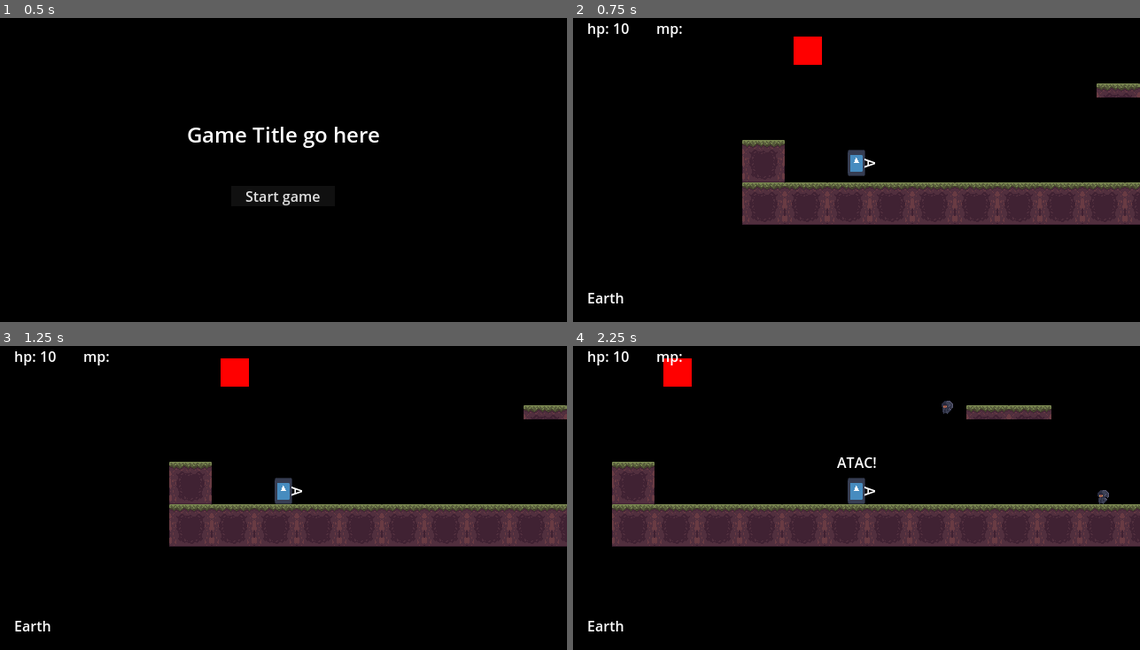
Above: before the commit, frames 1-4 (two rows, left to right).
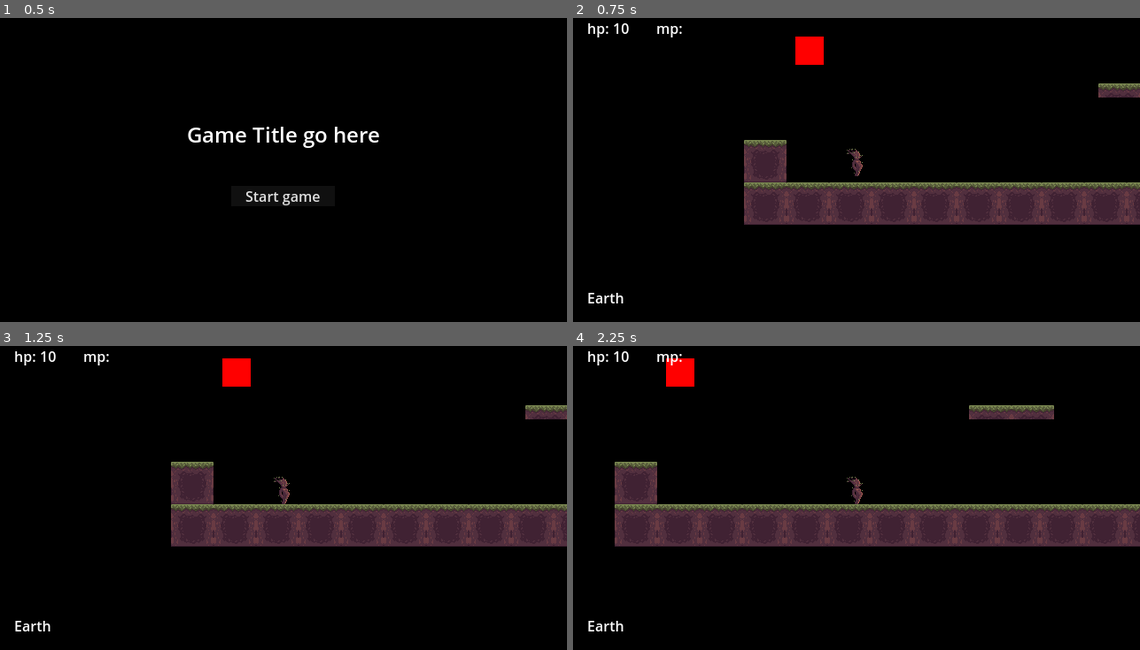
Above: after the commit, the same moments.

Repository: Enweave/pj16
Game: Godot game, scene res://Levels/System/main_menu_level.tscn
Two runs of this game, one before a commit and one after it. Both use one fixed random seed, a clock stepped at 60 frames per second and the inputs below. The engine's default icon, where the game draws it, is replaced by a stand-in: a white triangle on a blue panel in a dark square.
Inputs (mouse positions are in pixels of both pictures, inside the frame that each line leads up to):
- Up to frame 1 (0.5 s): no input
- Up to frame 2 (0.75 s): click "Start game" at 0.5 s
- Up to frame 3 (1.25 s): no input
- Up to frame 4 (2.25 s): tap Enter at 1.25 s; move the mouse to (981, 473) at 1.27 s; hold D (input_MoveRight) 1.28-2 s; tap J (input_Fire) at 1.35 s; click (981, 473) at 1.42 s; tap Space (input_Jump) at 1.52 s; drag from (743, 507) to (862, 491) at 2.02 s

Frame 1 is identical in both runs. In frame 2, 1.5% of the frame differs, in the area x 29-100%, y 6-69%; in frame 3, 1.5%; in frame 4, 2.3%, in the area x 6-100%, y 4-66%.

Commit message:
player sprite begin

Diff:
--- a/Actors/Characters/Player/player_character.tscn
+++ b/Actors/Characters/Player/player_character.tscn
@@ -1,31 +1,25 @@
-[gd_scene load_steps=7 format=3 uid="uid://cax7o3s63lcar"]
+[gd_scene load_steps=5 format=3 uid="uid://cax7o3s63lcar"]
 
 [ext_resource type="Script" path="res://Actors/Characters/Player/player_character.gd" id="1_dacai"]
-[ext_resource type="Texture2D" uid="uid://b70tyqf4y8fqg" path="res://icon.svg" id="2_bkgel"]
 [ext_resource type="PackedScene" uid="uid://dgwglquecixj4" path="res://Actors/Characters/Player/wall_jump_sensor.tscn" id="2_bvw8n"]
-[ext_resource type="PackedScene" uid="uid://chhxisujjyp0q" path="res://Common/Framework/Combat/ranged_weapon_base.tscn" id="4_vfv1g"]
-[ext_resource type="PackedScene" uid="uid://bm6pd75b2637i" path="res://Common/Framework/Combat/melee_weapon_base.tscn" id="5_7uoo1"]
+[ext_resource type="PackedScene" uid="uid://4nr3q87a1ite" path="res://Actors/Characters/Player/player_sprite.tscn" id="4_sm5dh"]
 
 [sub_resource type="CapsuleShape2D" id="CapsuleShape2D_o13gm"]
+radius = 6.0
 
-[node name="Player" type="CharacterBody2D" node_paths=PackedStringArray("current_feature")]
+[node name="Player" type="CharacterBody2D"]
 script = ExtResource("1_dacai")
-current_feature = NodePath("MeleeWeaponBase")
 JUMP_FORCE = 325.0
 
-[node name="CollisionShape2D" type="CollisionShape2D" parent="."]
+[node name="DefaultCollision" type="CollisionShape2D" parent="."]
+unique_name_in_owner = true
 shape = SubResource("CapsuleShape2D_o13gm")
-
-[node name="Sprite2D" type="Sprite2D" parent="."]
-position = Vector2(-0.12, 4.76837e-07)
-scale = Vector2(0.158125, 0.234375)
-texture = ExtResource("2_bkgel")
 
 [node name="Camera2D" type="Camera2D" parent="."]
 
 [node name="WallJumpSensor" parent="." instance=ExtResource("2_bvw8n")]
 unique_name_in_owner = true
 
-[node name="RangedWeaponBase" parent="." instance=ExtResource("4_vfv1g")]
-
-[node name="MeleeWeaponBase" parent="." instance=ExtResource("5_7uoo1")]
+[node name="PlayerSprite" parent="." instance=ExtResource("4_sm5dh")]
+unique_name_in_owner = true
+position = Vector2(0, -1)
--- /dev/null
+++ b/Actors/Characters/Player/player_sprite.gd
@@ -0,0 +1,9 @@
+extends Node2D
+
+class_name PlayerSprite
+var player_character: PlayerCharacter = null
+
+
+func _ready() -> void:
+    if owner != null and owner is PlayerCharacter:
+        player_character = owner
--- /dev/null
+++ b/Actors/Characters/Player/player_sprite.tscn
@@ -0,0 +1,246 @@
+[gd_scene load_steps=36 format=3 uid="uid://4nr3q87a1ite"]
+
+[ext_resource type="Texture2D" uid="uid://csdfqdf1m3lck" path="res://Assets/SpriteSheets/Player/earth/ElementalWoodIdleBody-Sheet.png" id="1_31ia2"]
+[ext_resource type="Texture2D" uid="uid://cdl7n038ju3h1" path="res://Assets/SpriteSheets/Player/earth/ElementalWoodJumpBody-Sheet.png" id="2_rkc0m"]
+[ext_resource type="Texture2D" uid="uid://bjn3qyxofy7j4" path="res://Assets/SpriteSheets/Player/ElementalWoodThrow-Sheet.png" id="3_bm5l0"]
+[ext_resource type="Texture2D" uid="uid://bdwwappnibyau" path="res://Assets/SpriteSheets/Player/earth/ElementalWoodRunBody-Sheet.png" id="4_w630k"]
+[ext_resource type="Texture2D" uid="uid://ddi8qjvl7jdt1" path="res://Assets/SpriteSheets/Player/earth/ElementalWoodIdleHead-Sheet.png" id="5_xr0fy"]
+[ext_resource type="Texture2D" uid="uid://dhnka813ga70e" path="res://Assets/SpriteSheets/Player/earth/ElementalWoodJumpHead-Sheet.png" id="6_yshlx"]
+[ext_resource type="Texture2D" uid="uid://b4pvunf3c2ic0" path="res://Assets/SpriteSheets/Player/earth/ElementalWoodRunHead-Sheet.png" id="7_telb0"]
+
+[sub_resource type="AtlasTexture" id="AtlasTexture_5ygpi"]
+atlas = ExtResource("1_31ia2")
+region = Rect2(0, 0, 32, 32)
+
+[sub_resource type="AtlasTexture" id="AtlasTexture_2vrh8"]
+atlas = ExtResource("1_31ia2")
+region = Rect2(32, 0, 32, 32)
+
+[sub_resource type="AtlasTexture" id="AtlasTexture_gxj1n"]
+atlas = ExtResource("1_31ia2")
+region = Rect2(64, 0, 32, 32)
+
+[sub_resource type="AtlasTexture" id="AtlasTexture_sl0el"]
+atlas = ExtResource("1_31ia2")
+region = Rect2(96, 0, 32, 32)
+
+[sub_resource type="AtlasTexture" id="AtlasTexture_cpcd3"]
+atlas = ExtResource("2_rkc0m")
+region = Rect2(0, 0, 32, 32)
+
+[sub_resource type="AtlasTexture" id="AtlasTexture_a87kv"]
+atlas = ExtResource("2_rkc0m")
+region = Rect2(32, 0, 32, 32)
+
+[sub_resource type="AtlasTexture" id="AtlasTexture_b4mka"]
+atlas = ExtResource("2_rkc0m")
+region = Rect2(64, 0, 32, 32)
+
+[sub_resource type="AtlasTexture" id="AtlasTexture_jwm8r"]
+atlas = ExtResource("3_bm5l0")
+region = Rect2(0, 0, 32, 32)
+
+[sub_resource type="AtlasTexture" id="AtlasTexture_evfwk"]
+atlas = ExtResource("3_bm5l0")
+region = Rect2(32, 0, 32, 32)
+
+[sub_resource type="AtlasTexture" id="AtlasTexture_oi85h"]
+atlas = ExtResource("4_w630k")
+region = Rect2(32, 0, 32, 32)
+
+[sub_resource type="AtlasTexture" id="AtlasTexture_l0eaq"]
+atlas = ExtResource("4_w630k")
+region = Rect2(64, 0, 32, 32)
+
+[sub_resource type="AtlasTexture" id="AtlasTexture_bhthe"]
+atlas = ExtResource("4_w630k")
+region = Rect2(96, 0, 32, 32)
+
+[sub_resource type="AtlasTexture" id="AtlasTexture_r3dkp"]
+atlas = ExtResource("4_w630k")
+region = Rect2(128, 0, 32, 32)
+
+[sub_resource type="AtlasTexture" id="AtlasTexture_ccx5p"]
+atlas = ExtResource("4_w630k")
+region = Rect2(160, 0, 32, 32)
+
+[sub_resource type="SpriteFrames" id="SpriteFrames_lkag6"]
+animations = [{
+"frames": [{
+"duration": 1.0,
+"texture": SubResource("AtlasTexture_5ygpi")
+}, {
+"duration": 1.0,
+"texture": SubResource("AtlasTexture_2vrh8")
+}, {
+"duration": 1.0,
+"texture": SubResource("AtlasTexture_gxj1n")
+}, {
+"duration": 1.0,
+"texture": SubResource("AtlasTexture_sl0el")
+}],
+"loop": true,
+"name": &"earth_idle",
+"speed": 8.0
+}, {
+"frames": [{
+"duration": 1.0,
+"texture": SubResource("AtlasTexture_cpcd3")
+}, {
+"duration": 1.0,
+"texture": SubResource("AtlasTexture_a87kv")
+}, {
+"duration": 1.0,
+"texture": SubResource("AtlasTexture_b4mka")
+}],
+"loop": false,
+"name": &"earth_jump",
+"speed": 5.0
+}, {
+"frames": [{
+"duration": 1.0,
+"texture": SubResource("AtlasTexture_jwm8r")
+}, {
+"duration": 1.0,
+"texture": SubResource("AtlasTexture_evfwk")
+}],
+"loop": false,
+"name": &"earth_throw",
+"speed": 5.0
+}, {
+"frames": [{
+"duration": 1.0,
+"texture": SubResource("AtlasTexture_oi85h")
+}, {
+"duration": 1.0,
+"texture": SubResource("AtlasTexture_l0eaq")
+}, {
+"duration": 1.0,
+"texture": SubResource("AtlasTexture_bhthe")
+}, {
+"duration": 1.0,
+"texture": SubResource("AtlasTexture_r3dkp")
+}, {
+"duration": 1.0,
+"texture": SubResource("AtlasTexture_ccx5p")
+}],
+"loop": true,
+"name": &"earth_walk",
+"speed": 8.0
+}]
+
+[sub_resource type="AtlasTexture" id="AtlasTexture_0set2"]
+atlas = ExtResource("5_xr0fy")
+region = Rect2(0, 0, 32, 32)
+
+[sub_resource type="AtlasTexture" id="AtlasTexture_ta57f"]
+atlas = ExtResource("5_xr0fy")
+region = Rect2(32, 0, 32, 32)
+
+[sub_resource type="AtlasTexture" id="AtlasTexture_o6a3d"]
+atlas = ExtResource("5_xr0fy")
+region = Rect2(64, 0, 32, 32)
+
+[sub_resource type="AtlasTexture" id="AtlasTexture_k38id"]
+atlas = ExtResource("5_xr0fy")
+region = Rect2(96, 0, 32, 32)
+
+[sub_resource type="AtlasTexture" id="AtlasTexture_24ao6"]
+atlas = ExtResource("6_yshlx")
+region = Rect2(0, 0, 32, 32)
+
+[sub_resource type="AtlasTexture" id="AtlasTexture_54k5g"]
+atlas = ExtResource("6_yshlx")
+region = Rect2(32, 0, 32, 32)
+
+[sub_resource type="AtlasTexture" id="AtlasTexture_ddcup"]
+atlas = ExtResource("6_yshlx")
+region = Rect2(64, 0, 32, 32)
+
+[sub_resource type="AtlasTexture" id="AtlasTexture_xtrcr"]
+atlas = ExtResource("7_telb0")
+region = Rect2(32, 0, 32, 32)
+
+[sub_resource type="AtlasTexture" id="AtlasTexture_4gqo6"]
+atlas = ExtResource("7_telb0")
+region = Rect2(64, 0, 32, 32)
+
+[sub_resource type="AtlasTexture" id="AtlasTexture_fl7et"]
+atlas = ExtResource("7_telb0")
+region = Rect2(96, 0, 32, 32)
+
+[sub_resource type="AtlasTexture" id="AtlasTexture_xybjr"]
+atlas = ExtResource("7_telb0")
+region = Rect2(128, 0, 32, 32)
+
+[sub_resource type="AtlasTexture" id="AtlasTexture_gambw"]
+atlas = ExtResource("7_telb0")
+region = Rect2(160, 0, 32, 32)
+
+[sub_resource type="SpriteFrames" id="SpriteFrames_jkkn1"]
+animations = [{
+"frames": [{
+"duration": 1.0,
+"texture": SubResource("AtlasTexture_0set2")
+}, {
+"duration": 1.0,
+"texture": SubResource("AtlasTexture_ta57f")
+}, {
+"duration": 1.0,
+"texture": SubResource("AtlasTexture_o6a3d")
+}, {
+"duration": 1.0,
+"texture": SubResource("AtlasTexture_k38id")
+}],
+"loop": true,
+"name": &"earth_idle",
+"speed": 8.0
+}, {
+"frames": [{
+"duration": 1.0,
+"texture": SubResource("AtlasTexture_24ao6")
+}, {
+"duration": 1.0,
+"texture": SubResource("AtlasTexture_54k5g")
+}, {
+"duration": 1.0,
+"texture": SubResource("AtlasTexture_ddcup")
+}],
+"loop": false,
+"name": &"earth_jump",
+"speed": 5.0
+}, {
+"frames": [{
+"duration": 1.0,
+"texture": SubResource("AtlasTexture_xtrcr")
+}, {
+"duration": 1.0,
+"texture": SubResource("AtlasTexture_4gqo6")
+}, {
+"duration": 1.0,
+"texture": SubResource("AtlasTexture_fl7et")
+}, {
+"duration": 1.0,
+"texture": SubResource("AtlasTexture_xybjr")
+}, {
+"duration": 1.0,
+"texture": SubResource("AtlasTexture_gambw")
+}],
+"loop": true,
+"name": &"earth_walk",
+"speed": 8.0
+}]
+
+[node name="SpriteHandle" type="Node2D"]
+
+[node name="SpriteBody" type="AnimatedSprite2D" parent="."]
+sprite_frames = SubResource("SpriteFrames_lkag6")
+animation = &"earth_idle"
+autoplay = "earth_idle"
+frame_progress = 0.690023
+
+[node name="SpriteHead" type="AnimatedSprite2D" parent="."]
+sprite_frames = SubResource("SpriteFrames_jkkn1")
+animation = &"earth_idle"
+autoplay = "earth_idle"
+frame_progress = 0.00100785
--- a/Levels/Sandbox/test_1.tscn
+++ b/Levels/Sandbox/test_1.tscn
@@ -1,11 +1,10 @@
-[gd_scene load_steps=7 format=4 uid="uid://icqjxc7bco31"]
+[gd_scene load_steps=6 format=4 uid="uid://icqjxc7bco31"]
 
 [ext_resource type="Script" path="res://Common/level_base.gd" id="1_5nkw1"]
 [ext_resource type="PackedScene" uid="uid://cax7o3s63lcar" path="res://Actors/Characters/Player/player_character.tscn" id="2_1bqeb"]
 [ext_resource type="PackedScene" uid="uid://cymlx1q7iwg1x" path="res://Actors/Traps/KillZ/killz.tscn" id="3_tmona"]
 [ext_resource type="PackedScene" uid="uid://cub1qdpxl8bh0" path="res://Actors/Traps/ContactDamageTrap/contact_damage_trap.tscn" id="4_wasti"]
 [ext_resource type="TileSet" uid="uid://b650gqy77pwry" path="res://Actors/Tilesets/Forest.tres" id="5_sv68s"]
-[ext_resource type="PackedScene" uid="uid://d0n7xa6w7l7bc" path="res://Actors/Enemies/SwordEnemy/sword_enemy.tscn" id="6_3of23"]
 
 [node name="Test1" type="Node"]
 script = ExtResource("1_5nkw1")
@@ -15,7 +14,7 @@
 tile_set = ExtResource("5_sv68s")
 
 [node name="Player" parent="." instance=ExtResource("2_1bqeb")]
-position = Vector2(-143, -40)
+position = Vector2(-145, -40)
 
 [node name="Killz" parent="." instance=ExtResource("3_tmona")]
 position = Vector2(-42, 263)
@@ -23,12 +22,3 @@
 [node name="ContactDamage" parent="." instance=ExtResource("4_wasti")]
 position = Vector2(-198, -149)
 damage = 2.0
-
-[node name="SwordEnemy" parent="." instance=ExtResource("6_3of23")]
-position = Vector2(386, -32)
-
-[node name="SwordEnemy2" parent="." instance=ExtResource("6_3of23")]
-position = Vector2(441, -132)
-
-[node name="SwordEnemy3" parent="." instance=ExtResource("6_3of23")]
-position = Vector2(218, -143)
Binary file added: Assets/SpriteSheets/Player/ElementalFlamethrower-Sheet.png
Not shown, added: Assets/SpriteSheets/Player/ElementalFlamethrower-Sheet.png.import
Binary file added: Assets/SpriteSheets/Player/ElementalWaterThrow-Sheet.png
Not shown, added: Assets/SpriteSheets/Player/ElementalWaterThrow-Sheet.png.import
Binary file added: Assets/SpriteSheets/Player/ElementalWoodThrow-Sheet.png
Not shown, added: Assets/SpriteSheets/Player/ElementalWoodThrow-Sheet.png.import
Binary file added: Assets/SpriteSheets/Player/ElementalfireThrow-Sheet.png
Not shown, added: Assets/SpriteSheets/Player/ElementalfireThrow-Sheet.png.import
Binary file added: Assets/SpriteSheets/Player/Flamethrower-Sheet.png
Not shown, added: Assets/SpriteSheets/Player/Flamethrower-Sheet.png.import
Binary file added: Assets/SpriteSheets/Player/WaterRoll-Sheet.png
Not shown, added: Assets/SpriteSheets/Player/WaterRoll-Sheet.png.import
